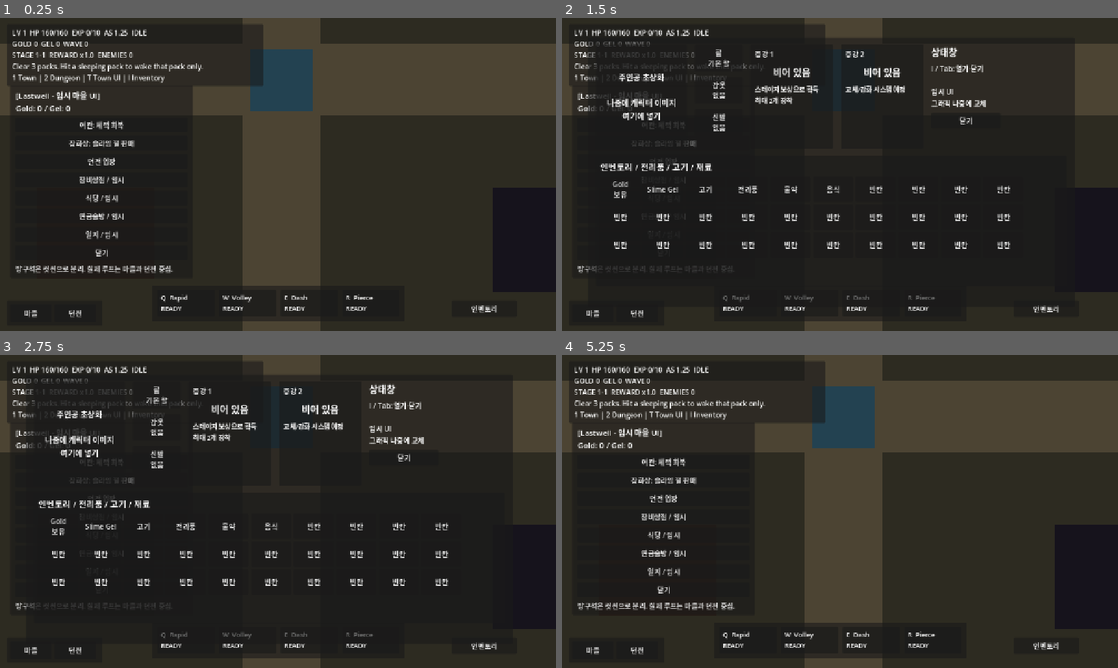
Above: before the commit, frames 1-4 (two rows, left to right).
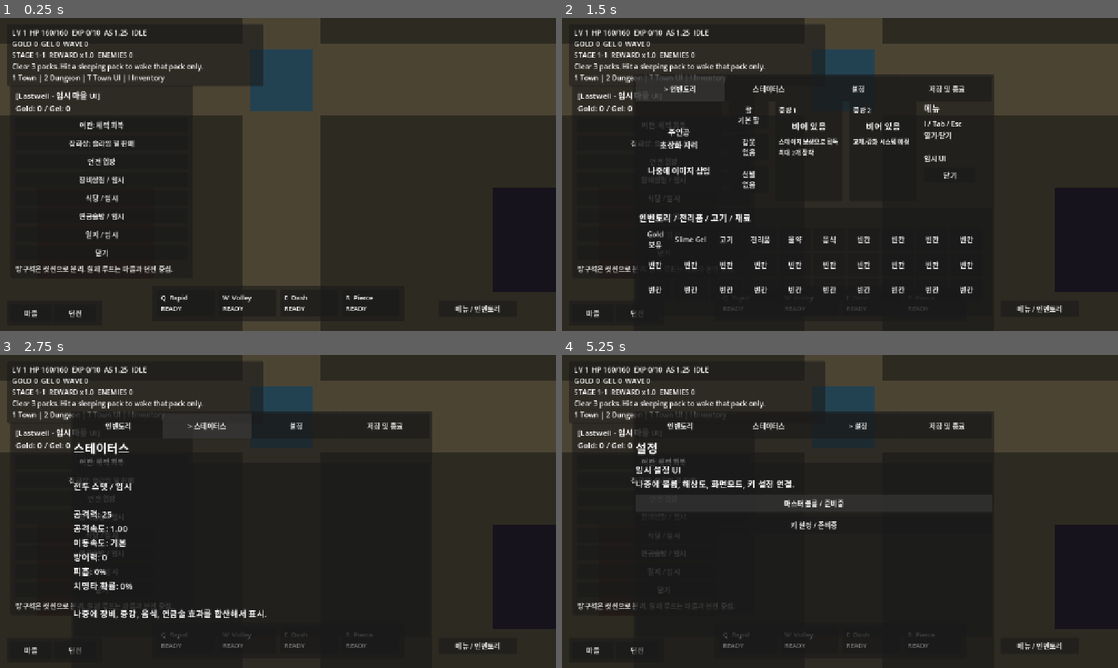
Above: after the commit, the same moments.

Repository: danyoon0760/last-archer
Game: Godot game, scene res://scenes/Main.tscn
Same seed, same stepped clock (60 frames per second), same inputs: the game is played once before the commit and once after it.
Inputs (mouse positions are in pixels of both pictures, inside the frame that each line leads up to):
- Up to frame 1 (0.25 s): no input
- Up to frame 2 (1.5 s): click "인벤토리" (after the commit: "메뉴 / 인벤토리") at 0.5 s; click (678, 89) at 1.25 s, where only the run after the commit has a clickable "> 인벤토리"
- Up to frame 3 (2.75 s): click (205, 426) at 2 s, where only the run after the commit has a clickable "스테이터스"
- Up to frame 4 (5.25 s): click "인벤토리" at 2.75 s; click (856, 426) at 3.5 s, where only the run after the commit has a clickable "설정"; click (856, 426) at 4.25 s, where only the run after the commit has a clickable "> 설정"; click (812, 502) at 5 s, where only the run after the commit has a clickable "마스터 볼륨 / 준비중"

The runs differ from the first frame. In frame 1, 0.1% of the frame differs, in the area x 81-90%, y 91-95%; in frame 2, 15%; in frame 3, 13%; in frame 4, 16%, in the area x 12-90%, y 18-100%.

Commit message:
Add tabbed pause inventory status settings save overlay

Diff:
--- a/scripts/inventory_overlay.gd
+++ b/scripts/inventory_overlay.gd
@@ -2,6 +2,9 @@
 
 var open_button: Button
 var panel: PanelContainer
+var tab_content: VBoxContainer
+var tab_buttons: Dictionary = {}
+var current_tab: String = "inventory"
 var player: Node
 var game_manager: Node
 var stage_run_manager: Node
@@ -15,52 +18,112 @@
 
 func _unhandled_input(event: InputEvent) -> void:
 	if event is InputEventKey and event.pressed and not event.echo:
-		if event.keycode == KEY_I or event.keycode == KEY_TAB:
+		if event.keycode == KEY_I or event.keycode == KEY_TAB or event.keycode == KEY_ESCAPE:
 			set_panel_visible(not panel.visible)
 
 func build_ui() -> void:
 	open_button = Button.new()
-	open_button.text = "인벤토리"
-	open_button.position = Vector2(1040, 650)
-	open_button.custom_minimum_size = Vector2(150, 38)
+	open_button.text = "메뉴 / 인벤토리"
+	open_button.position = Vector2(1010, 650)
+	open_button.custom_minimum_size = Vector2(180, 38)
 	open_button.pressed.connect(_on_open_button_pressed)
 	add_child(open_button)
 
 	panel = PanelContainer.new()
-	panel.position = Vector2(60, 45)
-	panel.custom_minimum_size = Vector2(1120, 620)
+	panel.position = Vector2(165, 130)
+	panel.custom_minimum_size = Vector2(830, 620)
 	add_child(panel)
 
-	var margin := MarginContainer.new()
-	margin.add_theme_constant_override("margin_left", 18)
-	margin.add_theme_constant_override("margin_top", 16)
-	margin.add_theme_constant_override("margin_right", 18)
-	margin.add_theme_constant_override("margin_bottom", 16)
-	panel.add_child(margin)
+	var outer_margin := MarginContainer.new()
+	outer_margin.add_theme_constant_override("margin_left", 4)
+	outer_margin.add_theme_constant_override("margin_top", 4)
+	outer_margin.add_theme_constant_override("margin_right", 4)
+	outer_margin.add_theme_constant_override("margin_bottom", 4)
+	panel.add_child(outer_margin)
 
 	var main_column := VBoxContainer.new()
-	main_column.add_theme_constant_override("separation", 16)
-	margin.add_child(main_column)
-
+	main_column.add_theme_constant_override("separation", 0)
+	outer_margin.add_child(main_column)
+
+	build_tabs(main_column)
+
+	tab_content = VBoxContainer.new()
+	tab_content.custom_minimum_size = Vector2(810, 520)
+	tab_content.add_theme_constant_override("separation", 14)
+	main_column.add_child(tab_content)
+
+	show_tab("inventory")
+
+func build_tabs(parent: Control) -> void:
+	var row := HBoxContainer.new()
+	row.add_theme_constant_override("separation", 0)
+	parent.add_child(row)
+
+	add_tab_button(row, "inventory", "인벤토리")
+	add_tab_button(row, "status", "스테이터스")
+	add_tab_button(row, "settings", "설정")
+	add_tab_button(row, "save", "저장 및 종료")
+
+func add_tab_button(parent: Control, tab_id: String, text: String) -> void:
+	var button := Button.new()
+	button.text = text
+	button.custom_minimum_size = Vector2(205, 58)
+	button.pressed.connect(_on_tab_pressed.bind(tab_id))
+	parent.add_child(button)
+	tab_buttons[tab_id] = button
+
+func clear_tab_content() -> void:
+	for child in tab_content.get_children():
+		child.queue_free()
+
+func show_tab(tab_id: String) -> void:
+	current_tab = tab_id
+	clear_tab_content()
+	update_tab_button_texts()
+	match tab_id:
+		"inventory":
+			build_inventory_tab()
+		"status":
+			build_status_tab()
+		"settings":
+			build_settings_tab()
+		"save":
+			build_save_tab()
+
+func update_tab_button_texts() -> void:
+	var labels := {
+		"inventory": "인벤토리",
+		"status": "스테이터스",
+		"settings": "설정",
+		"save": "저장 및 종료"
+	}
+	for key in tab_buttons.keys():
+		var button: Button = tab_buttons[key]
+		if key == current_tab:
+			button.text = "> " + labels[key]
+		else:
+			button.text = labels[key]
+
+func build_inventory_tab() -> void:
 	var top_row := HBoxContainer.new()
-	top_row.add_theme_constant_override("separation", 18)
-	main_column.add_child(top_row)
+	top_row.add_theme_constant_override("separation", 16)
+	tab_content.add_child(top_row)
 
 	build_portrait_block(top_row)
 	build_equipment_block(top_row)
 	build_augment_card(top_row, "증강 1", "비어 있음", "스테이지 보상으로 획득\n최대 2개 장착")
 	build_augment_card(top_row, "증강 2", "비어 있음", "교체/강화 시스템 예정")
-	build_close_block(top_row)
-
-	build_inventory_grid(main_column)
+	build_info_block(top_row)
+
+	build_inventory_grid(tab_content)
 
 func build_portrait_block(parent: Control) -> void:
 	var box := PanelContainer.new()
-	box.custom_minimum_size = Vector2(210, 240)
+	box.custom_minimum_size = Vector2(200, 230)
 	parent.add_child(box)
 
 	var label := Label.new()
-	label.text = "주인공 초상화\n\n나중에 캐릭터 이미지\n여기에 넣기"
+	label.text = "주인공\n초상화 자리\n\n나중에 이미지 삽입"
 	label.horizontal_alignment = HORIZONTAL_ALIGNMENT_CENTER
 	label.vertical_alignment = VERTICAL_ALIGNMENT_CENTER
 	label.add_theme_font_size_override("font_size", 18)
@@ -78,75 +141,75 @@
 func build_equipment_slot(parent: Control, title: String, value: String) -> void:
 	var button := Button.new()
 	button.text = title + "\n" + value
-	button.custom_minimum_size = Vector2(110, 62)
+	button.custom_minimum_size = Vector2(90, 62)
 	button.pressed.connect(_on_placeholder_pressed.bind(title + " 슬롯. 나중에 장비 장착/교체 UI 연결."))
 	parent.add_child(button)
 
 func build_augment_card(parent: Control, title: String, name_text: String, desc_text: String) -> void:
 	var card := PanelContainer.new()
-	card.custom_minimum_size = Vector2(190, 240)
+	card.custom_minimum_size = Vector2(155, 230)
 	parent.add_child(card)
 
 	var margin := MarginContainer.new()
-	margin.add_theme_constant_override("margin_left", 10)
-	margin.add_theme_constant_override("margin_top", 10)
-	margin.add_theme_constant_override("margin_right", 10)
-	margin.add_theme_constant_override("margin_bottom", 10)
+	margin.add_theme_constant_override("margin_left", 8)
+	margin.add_theme_constant_override("margin_top", 8)
+	margin.add_theme_constant_override("margin_right", 8)
+	margin.add_theme_constant_override("margin_bottom", 8)
 	card.add_child(margin)
 
 	var column := VBoxContainer.new()
-	column.add_theme_constant_override("separation", 12)
+	column.add_theme_constant_override("separation", 10)
 	margin.add_child(column)
 
 	var title_label := Label.new()
 	title_label.text = title
-	title_label.add_theme_font_size_override("font_size", 16)
+	title_label.add_theme_font_size_override("font_size", 15)
 	column.add_child(title_label)
 
 	var name_label := Label.new()
 	name_label.text = name_text
 	name_label.horizontal_alignment = HORIZONTAL_ALIGNMENT_CENTER
-	name_label.add_theme_font_size_override("font_size", 22)
+	name_label.add_theme_font_size_override("font_size", 20)
 	column.add_child(name_label)
 
 	var desc_label := Label.new()
 	desc_label.text = desc_text
 	desc_label.autowrap_mode = TextServer.AUTOWRAP_WORD_SMART
-	desc_label.add_theme_font_size_override("font_size", 15)
+	desc_label.add_theme_font_size_override("font_size", 14)
 	column.add_child(desc_label)
 
-func build_close_block(parent: Control) -> void:
-	var column := VBoxContainer.new()
-	column.custom_minimum_size = Vector2(160, 240)
+func build_info_block(parent: Control) -> void:
+	var column := VBoxContainer.new()
+	column.custom_minimum_size = Vector2(120, 230)
 	column.add_theme_constant_override("separation", 10)
 	parent.add_child(column)
 
 	var title := Label.new()
-	title.text = "상태창"
-	title.add_theme_font_size_override("font_size", 22)
+	title.text = "메뉴"
+	title.add_theme_font_size_override("font_size", 20)
 	column.add_child(title)
 
 	var info := Label.new()
-	info.text = "I / Tab: 열기·닫기\n\n임시 UI\n그래픽 나중에 교체"
+	info.text = "I / Tab / Esc\n열기·닫기\n\n임시 UI"
 	info.autowrap_mode = TextServer.AUTOWRAP_WORD_SMART
 	column.add_child(info)
 
 	var close_button := Button.new()
 	close_button.text = "닫기"
-	close_button.custom_minimum_size = Vector2(120, 36)
+	close_button.custom_minimum_size = Vector2(100, 34)
 	close_button.pressed.connect(_on_close_button_pressed)
 	column.add_child(close_button)
 
 func build_inventory_grid(parent: Control) -> void:
 	var grid_panel := PanelContainer.new()
-	grid_panel.custom_minimum_size = Vector2(1040, 300)
+	grid_panel.custom_minimum_size = Vector2(800, 250)
 	parent.add_child(grid_panel)
 
 	var margin := MarginContainer.new()
-	margin.add_theme_constant_override("margin_left", 10)
-	margin.add_theme_constant_override("margin_top", 10)
-	margin.add_theme_constant_override("margin_right", 10)
-	margin.add_theme_constant_override("margin_bottom", 10)
+	margin.add_theme_constant_override("margin_left", 8)
+	margin.add_theme_constant_override("margin_top", 8)
+	margin.add_theme_constant_override("margin_right", 8)
+	margin.add_theme_constant_override("margin_bottom", 8)
 	grid_panel.add_child(margin)
 
 	var column := VBoxContainer.new()
@@ -160,16 +223,103 @@
 
 	var grid := GridContainer.new()
 	grid.columns = 10
-	grid.add_theme_constant_override("h_separation", 6)
-	grid.add_theme_constant_override("v_separation", 6)
+	grid.add_theme_constant_override("h_separation", 5)
+	grid.add_theme_constant_override("v_separation", 5)
 	column.add_child(grid)
 
 	for i in range(30):
 		var slot := Button.new()
-		slot.custom_minimum_size = Vector2(92, 58)
+		slot.custom_minimum_size = Vector2(74, 52)
 		slot.text = get_slot_text(i)
 		slot.pressed.connect(_on_placeholder_pressed.bind("인벤토리 슬롯 " + str(i + 1) + ". 나중에 아이템 상세/사용/판매 연결."))
 		grid.add_child(slot)
+
+func build_status_tab() -> void:
+	var title := Label.new()
+	title.text = "스테이터스"
+	title.add_theme_font_size_override("font_size", 28)
+	tab_content.add_child(title)
+
+	var status_panel := PanelContainer.new()
+	status_panel.custom_minimum_size = Vector2(780, 400)
+	tab_content.add_child(status_panel)
+
+	var label := Label.new()
+	label.add_theme_font_size_override("font_size", 20)
+	label.text = get_status_text()
+	status_panel.add_child(label)
+
+func get_status_text() -> String:
+	var text := "전투 스탯 / 임시\n\n"
+	text += "공격력: 25\n"
+	text += "공격속도: 1.00\n"
+	text += "이동속도: 기본\n"
+	text += "방어력: 0\n"
+	text += "피흡: 0%\n"
+	text += "치명타 확률: 0%\n\n"
+	text += "나중에 장비, 증강, 음식, 연금술 효과를 합산해서 표시."
+	return text
+
+func build_settings_tab() -> void:
+	var title := Label.new()
+	title.text = "설정"
+	title.add_theme_font_size_override("font_size", 28)
+	tab_content.add_child(title)
+
+	var panel_box := PanelContainer.new()
+	panel_box.custom_minimum_size = Vector2(780, 400)
+	tab_content.add_child(panel_box)
+
+	var column := VBoxContainer.new()
+	column.add_theme_constant_override("separation", 10)
+	panel_box.add_child(column)
+
+	var label := Label.new()
+	label.text = "임시 설정 UI\n나중에 볼륨, 해상도, 화면모드, 키 설정 연결."
+	label.add_theme_font_size_override("font_size", 20)
+	column.add_child(label)
+
+	var volume_button := Button.new()
+	volume_button.text = "마스터 볼륨 / 준비중"
+	volume_button.custom_minimum_size = Vector2(260, 40)
+	column.add_child(volume_button)
+
+	var key_button := Button.new()
+	key_button.text = "키 설정 / 준비중"
+	key_button.custom_minimum_size = Vector2(260, 40)
+	column.add_child(key_button)
+
+func build_save_tab() -> void:
+	var title := Label.new()
+	title.text = "저장 및 종료"
+	title.add_theme_font_size_override("font_size", 28)
+	tab_content.add_child(title)
+
+	var panel_box := PanelContainer.new()
+	panel_box.custom_minimum_size = Vector2(780, 400)
+	tab_content.add_child(panel_box)
+
+	var column := VBoxContainer.new()
+	column.add_theme_constant_override("separation", 12)
+	panel_box.add_child(column)
+
+	var label := Label.new()
+	label.text = "임시 저장/종료 UI\n현재는 실제 저장 기능 없음.\n나중에 골드, 장비, 일지, 최고층을 저장."
+	label.add_theme_font_size_override("font_size", 20)
+	label.autowrap_mode = TextServer.AUTOWRAP_WORD_SMART
+	column.add_child(label)
+
+	var save_button := Button.new()
+	save_button.text = "저장 / 준비중"
+	save_button.custom_minimum_size = Vector2(220, 42)
+	save_button.pressed.connect(_on_placeholder_pressed.bind("저장 기능은 아직 연결 안 됨."))
+	column.add_child(save_button)
+
+	var quit_button := Button.new()
+	quit_button.text = "종료 / 준비중"
+	quit_button.custom_minimum_size = Vector2(220, 42)
+	quit_button.pressed.connect(_on_placeholder_pressed.bind("종료 기능은 나중에 확인 팝업과 함께 연결."))
+	column.add_child(quit_button)
 
 func get_slot_text(index: int) -> String:
 	match index:
@@ -198,5 +348,8 @@
 func _on_close_button_pressed() -> void:
 	set_panel_visible(false)
 
+func _on_tab_pressed(tab_id: String) -> void:
+	show_tab(tab_id)
+
 func _on_placeholder_pressed(message: String) -> void:
 	print(message)
